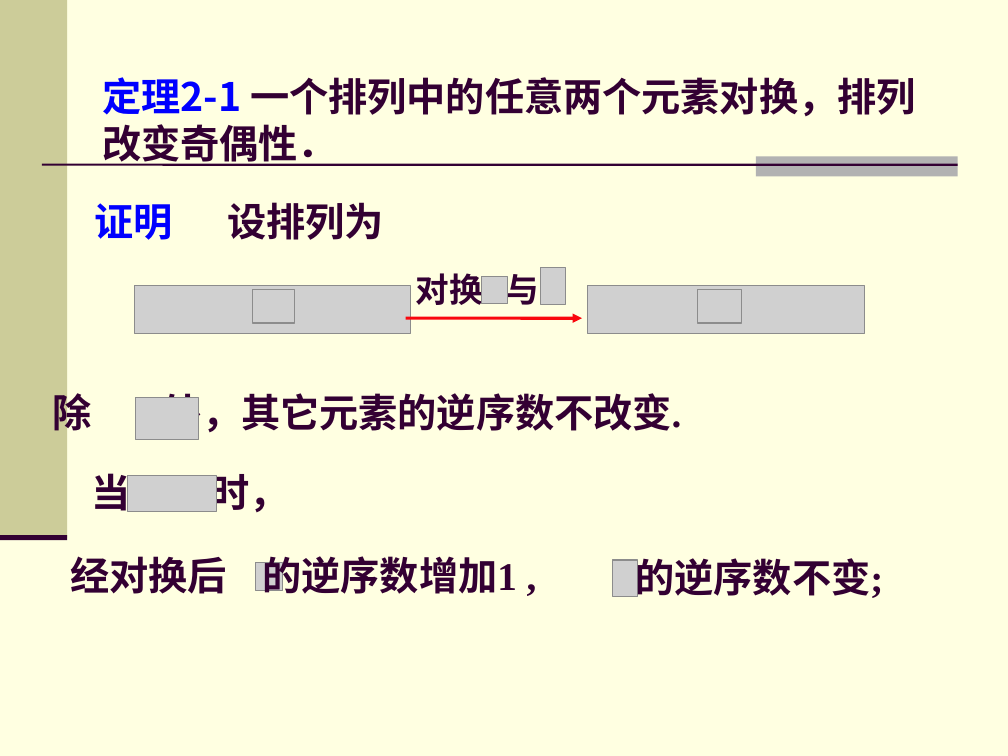
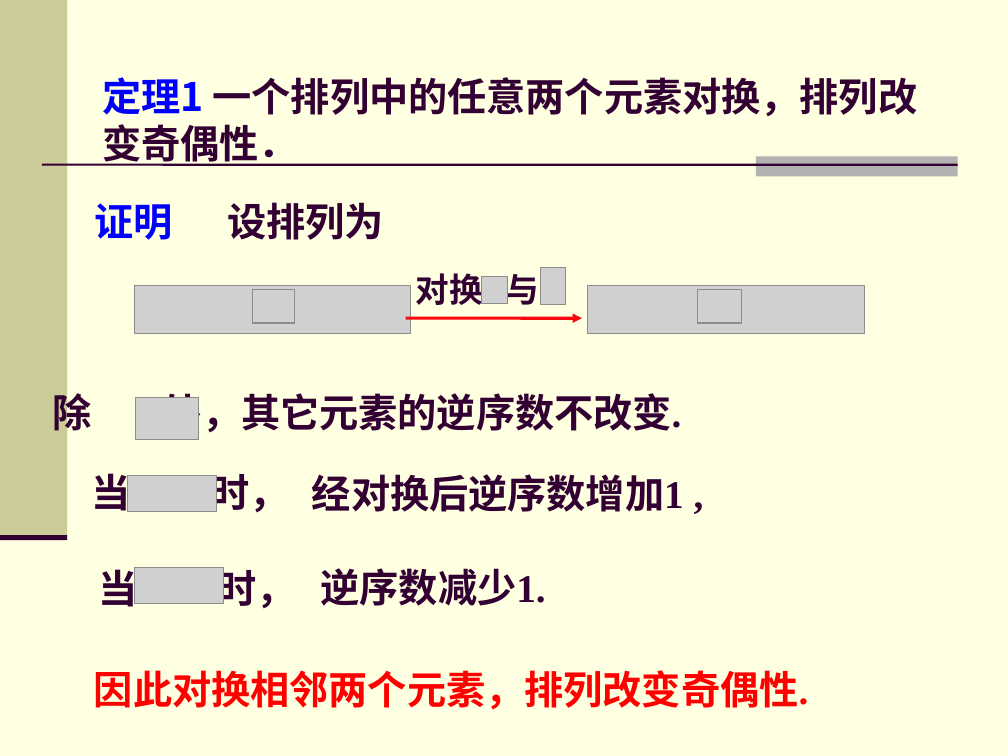
Before and after one commit to zhangbiaomath/zhangbiaomath.github.io, a slide deck: slide 31 of teaching/gaodai/课件/第2章-行列式.ppt (slide 32 before the commit). Drawn at 1008x756 pixels with LibreOffice and Linux fonts; fonts in the diff are those of the drawing; grey boxes stand for pictures. Boxes give left, top, right and bottom in pixels: in the first picture for what was removed or moved away, otherwise in the second. Text is boxed around its words. In the diff, an @@ line names an element or a change of style, - is before the commit and + after.

```diff
--- a/teaching/gaodai/课件/第2章-行列式.ppt
+++ b/teaching/gaodai/课件/第2章-行列式.ppt
@@ text at (x1=102, y1=77, x2=918, y2=166): text changed @@
-定理2-1 一个排列中的任意两个元素对换，排列改变奇偶性．
+定理1 一个排列中的任意两个元素对换，排列改变奇偶性．
@@ text at (x1=312, y1=474, x2=684, y2=512): text changed @@
-经对换后 的逆序数增加1 ,
+经对换后逆序数增加1 ,
@@ text added at (x1=99, y1=567, x2=296, y2=608), 28 pt, text #330033, bold @@
+当 时，
@@ picture resized from (x1=256, y1=562, x2=282, y2=591) to (x1=134, y1=568, x2=224, y2=604) @@
@@ text added at (x1=321, y1=568, x2=546, y2=606), 28 pt, text #330033, bold @@
+逆序数减少1.
@@ picture removed at (x1=613, y1=560, x2=638, y2=597) @@
@@ text removed at (x1=635, y1=558, x2=883, y2=598) @@
-的逆序数不变;
@@ text added at (x1=94, y1=670, x2=808, y2=709), 28 pt, text #FF0000, bold @@
+因此对换相邻两个元素，排列改变奇偶性.
```
Also in this commit, not shown: 11 other slides changed, 5 slides removed, 16 other files.
